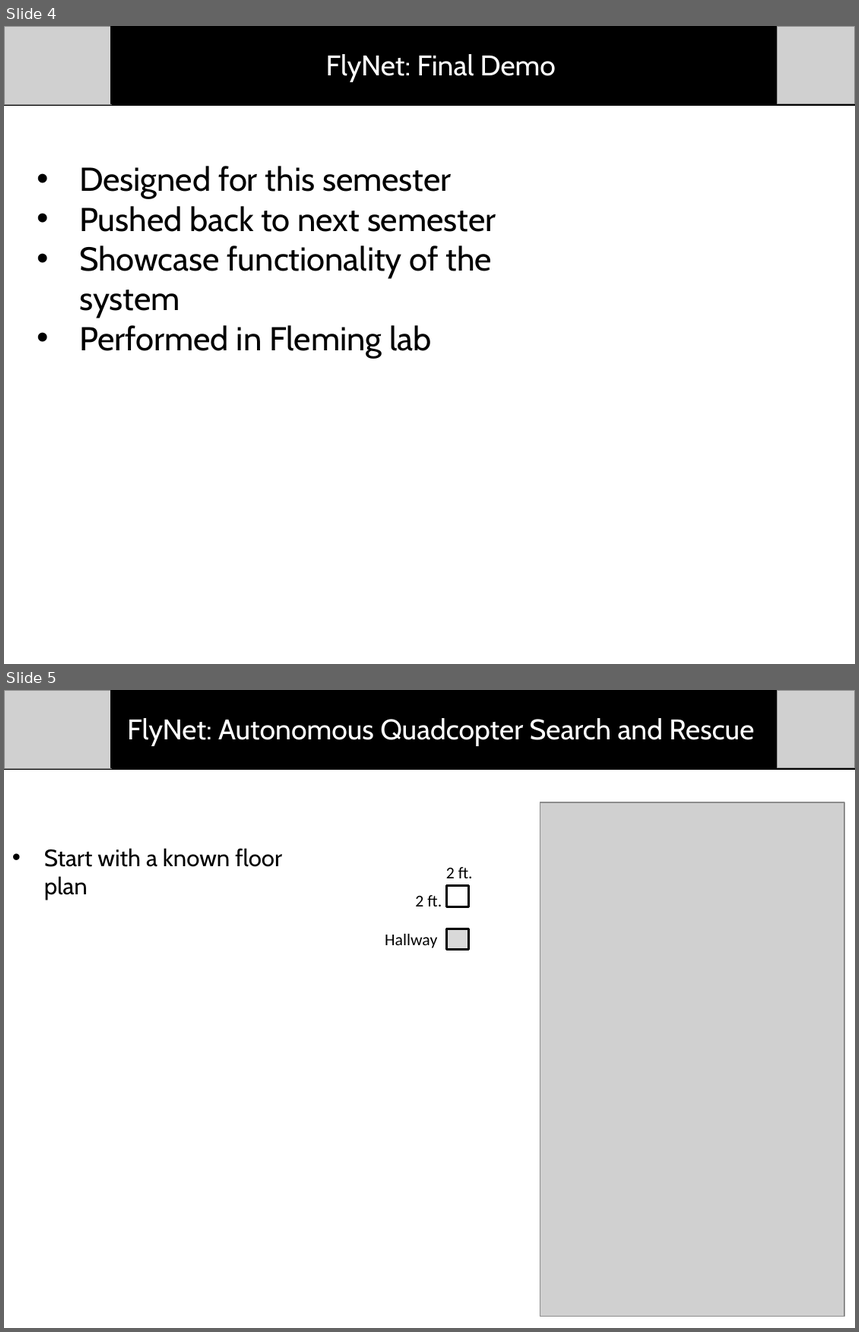
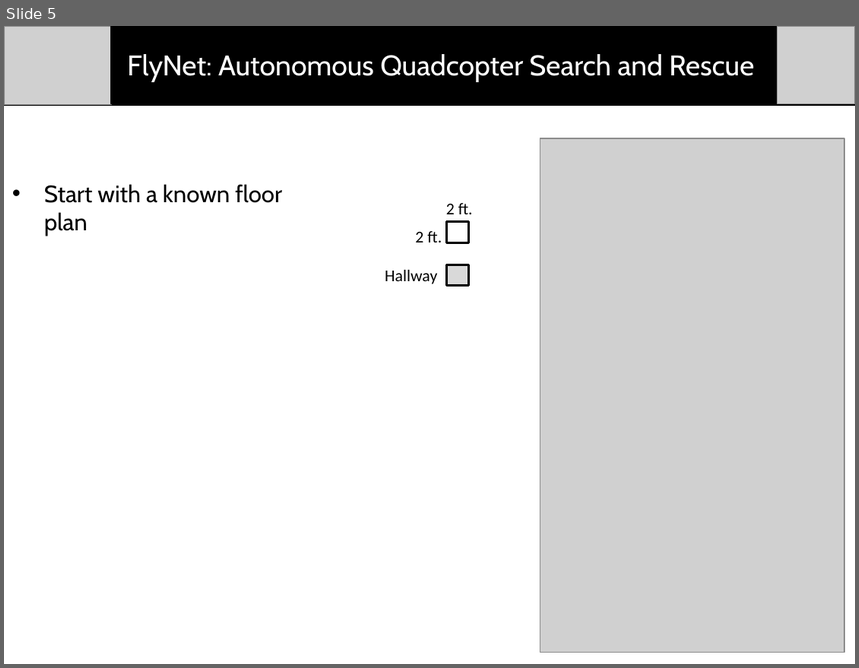
Before and after one commit to dtbinh/FlyNet, a slide deck: Presentations/CDR_Fall_2015/Individual_Slides/Matt/Testing.pptx. Shown one above the other, each under a label of ours: slides 4 and 5 before the commit, slide 5 after it. The pictures are 859x1332 and 859x668 pixels, drawn with LibreOffice and Linux fonts; fonts in the diff are those of the drawing; grey boxes stand for pictures. Boxes give left, top, right and bottom in pixels: in the first picture for what was removed or moved away, otherwise in the second. Text is boxed around its words. In the diff, an @@ line names an element or a change of style, - is before the commit and + after.

```diff
--- a/Presentations/CDR_Fall_2015/Individual_Slides/Matt/Testing.pptx
+++ b/Presentations/CDR_Fall_2015/Individual_Slides/Matt/Testing.pptx
@@ slide 4 removed at [4, 26, 855, 664], background #FFFFFF @@
@@ group removed at [4, 26, 855, 104]: 2 pictures, 1 line, 1 rectangle, 1 text @@
-FlyNet: Final Demo
@@ text removed at [79, 166, 496, 358] @@
-• Designed for this semester
-• Pushed back to next semester
-• Showcase functionality of the system
-• Performed in Fleming lab
```
Also in this commit, not shown: 4 slides changed, 4 slides added, 1 other file.
